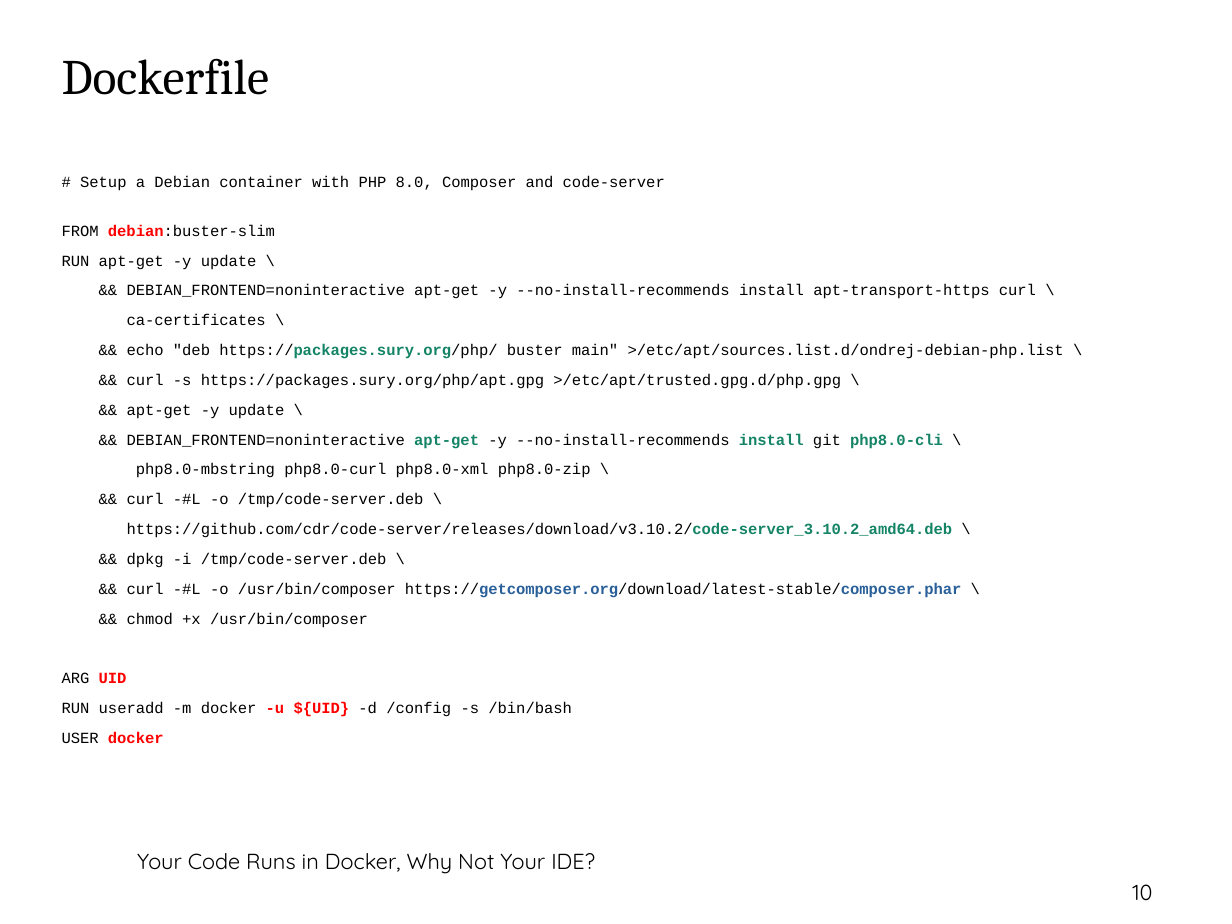
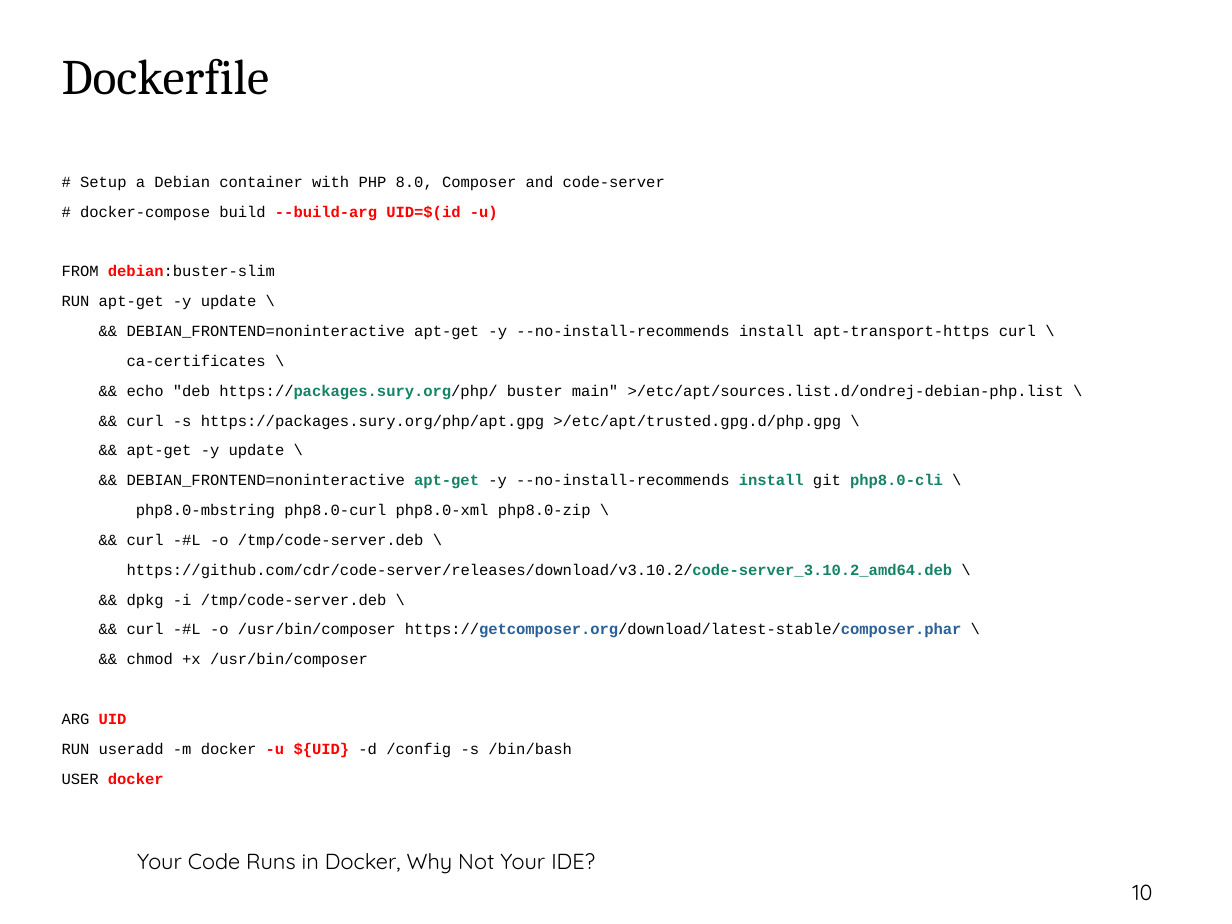
Before and after one commit to thbley/ide_in_docker, a slide deck: slide 10 of Ide_in_docker_ipc_2021_ThomasBley.odp. Drawn at 1232x924 pixels with LibreOffice and Linux fonts; fonts in the diff are those of the drawing; background and template pictures are left out. Boxes give left, top, right and bottom in pixels: in the first picture for what was removed or moved away, otherwise in the second. Text is boxed around its words. In the diff, an @@ line names an element or a change of style, - is before the commit and + after.

Commit message:
updated slides

```diff
--- a/Ide_in_docker_ipc_2021_ThomasBley.odp
+++ b/Ide_in_docker_ipc_2021_ThomasBley.odp
@@ text at <box>80,206,498,221</box>: paragraph added @@
+# docker-compose build --build-arg UID=$(id -u)
```
Also in this commit, not shown: 1 other file.
